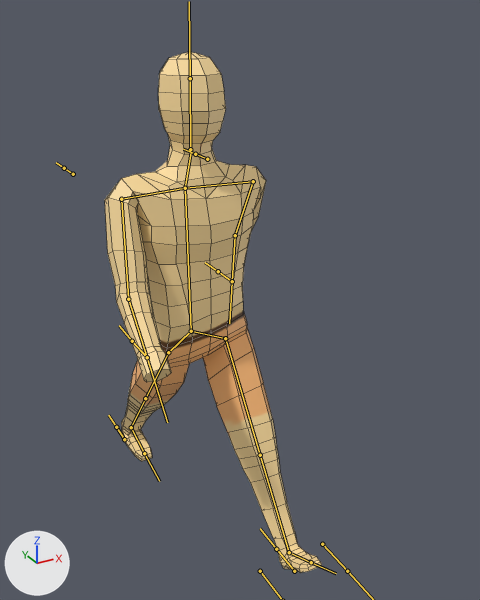
The FBX model Assets/FileDump/Blender/human_01.fbx: old version first, new version second.
Before and after are seen from a 50 mm camera at (-0.99, -2.14, 1.99) aimed at (0.14, -0.07, 0.96). The lights are fixed; the arrows at lower left show +X, +Y and +Z. Both versions are drawn at frame 1 of the action 'Idle.003'; the numbers are the values there. The bones that bend it are drawn over the model as lines. Mesh edges are drawn as thin lines.

In view in the first picture: 'Man'.
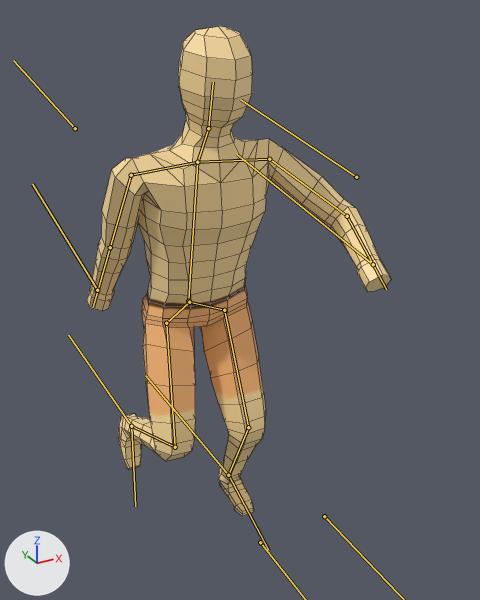
What differs and where, as boxes [x1, y1, x2, y2] in the pictures (480 x 600 px):
```json
{"object": "Man", "change": "posed", "before": [105, 52, 322, 573], "after": [87, 26, 391, 516], "on screen": "40% wider"}
{"bone": "Pelvis", "before": "(191, 331) to (192, 332)", "after": "(189, 302) to (190, 303)"}
{"bone": "Femur.l", "before": "(225, 338) to (260, 455)", "after": "(224, 310) to (248, 427)"}
{"bone": "Shin.l", "before": "(260, 455) to (289, 552)", "after": "(248, 427) to (228, 475)"}
{"bone": "Foot.l", "before": "(289, 552) to (311, 562)", "after": "(228, 475) to (268, 550)"}
{"bone": "Spine", "before": "(191, 331) to (185, 188)", "after": "(188, 301) to (197, 162)"}
{"bone": "UpperArm.l", "before": "(253, 181) to (235, 235)", "after": "(269, 159) to (347, 216)"}
{"bone": "Forearm.l", "before": "(235, 235) to (232, 281)", "after": "(347, 216) to (386, 289)"}
{"bone": "Head", "before": "(190, 149) to (190, 78)", "after": "(208, 128) to (213, 82)"}
{"bone": "UpperArm.r", "before": "(121, 199) to (128, 299)", "after": "(131, 175) to (110, 247)"}
{"bone": "Forearm.r", "before": "(128, 299) to (147, 357)", "after": "(110, 247) to (93, 307)"}
{"bone": "Femur.r", "before": "(168, 352) to (145, 398)", "after": "(166, 323) to (175, 447)"}
{"bone": "Shin.r", "before": "(145, 398) to (131, 427)", "after": "(175, 447) to (131, 426)"}
{"bone": "Foot.r", "before": "(131, 427) to (144, 453)", "after": "(131, 426) to (135, 506)"}
{"bone": "Forearm_IK.l", "before": "(232, 281) to (218, 271)", "after": "(373, 264) to (237, 154)"}
{"bone": "Heel_IK.l", "before": "(294, 571) to (276, 549)", "after": "(228, 475) to (145, 375)"}
{"bone": "Forearm_IK.r", "before": "(147, 357) to (132, 341)", "after": "(97, 290) to (32, 184)"}
{"bone": "Heel_IK.r", "before": "(124, 439) to (116, 427)", "after": "(131, 426) to (68, 335)"}
```

Edits to the scene script, one JSON object a line:
```json
{"block": "bone_pelvis", "where": "bone_pelvis = bpy.data.objects['Armature'].pose.bones['Pelvis']"}
{"op": "set", "path": "bone_pelvis.location", "old": "(0.0, 0.0, 0.14)", "new": "(0.0, -0.003, 0.013)"}
{"op": "set", "path": "bone_pelvis.rotation_quaternion", "old": "(1.0, 0.0, 0.0, 0.0)", "new": "(1.0, 0.012, 0.0, 0.0)", "note": "degrees (0, 0, 0) -> degrees (1, 0, 0)"}
{"block": "bone_femur_l", "where": "bone_femur_l = bpy.data.objects['Armature'].pose.bones['Femur.l']  # child of 'Hip.l'"}
{"op": "set", "path": "bone_femur_l.rotation_quaternion", "old": "(0.957, -0.009, 0.021, -0.289)", "new": "(0.981, -0.006, 0.02, -0.193)", "note": "degrees (-2, 2, -34) -> degrees (-1, 2, -22)"}
{"block": "bone_shin_l", "where": "bone_shin_l = bpy.data.objects['Armature'].pose.bones['Shin.l']  # child of 'Femur.l'"}
{"op": "set", "path": "bone_shin_l.rotation_quaternion", "old": "(0.999, 0.0, 0.0, -0.04)", "new": "(0.926, 0.004, 0.0, 0.377)", "note": "degrees (0, 0, -5) -> degrees (0, 0, 44)"}
{"block": "bone_foot_l", "where": "bone_foot_l = bpy.data.objects['Armature'].pose.bones['Foot.l']  # child of 'Shin.l'"}
{"op": "set", "path": "bone_foot_l.rotation_quaternion", "old": "(1.0, 0.0, 0.0, 0.0)", "new": "(0.991, 0.058, 0.005, -0.119)", "note": "degrees (0, 0, 0) -> degrees (7, 1, -14)"}
{"block": "bone_spine", "where": "bone_spine = bpy.data.objects['Armature'].pose.bones['Spine']  # child of 'Pelvis'"}
{"op": "set", "path": "bone_spine.location", "old": "(0.0, 0.0, 0.0)", "new": "(-0.004, 0.005, 0.0)"}
{"op": "set", "path": "bone_spine.rotation_quaternion", "old": "(1.0, 0.0, 0.0, 0.0)", "new": "(0.995, 0.096, 0.0, 0.0)", "note": "degrees (0, 0, 0) -> degrees (11, 0, 0)"}
{"block": "bone_upperarm_l", "where": "bone_upperarm_l = bpy.data.objects['Armature'].pose.bones['UpperArm.l']  # child of 'Shoulder.l'"}
{"op": "set", "path": "bone_upperarm_l.rotation_quaternion", "old": "(0.611, 0.667, 0.425, -0.024)", "new": "(0.844, 0.1, 0.317, 0.42)", "note": "degrees (108, 33, 40) -> degrees (29, 27, 60)"}
{"block": "bone_forearm_l", "where": "bone_forearm_l = bpy.data.objects['Armature'].pose.bones['Forearm.l']  # child of 'UpperArm.l'"}
{"op": "set", "path": "bone_forearm_l.rotation_quaternion", "old": "(0.984, 0.089, 0.0, -0.156)", "new": "(0.919, 0.195, 0.0, -0.343)", "note": "degrees (10, 2, -18) -> degrees (21, 8, -40)"}
{"block": "bone_head", "where": "bone_head = bpy.data.objects['Armature'].pose.bones['Head']  # child of 'Neck'"}
{"op": "set", "path": "bone_head.location", "old": "(0.0, 0.01, 0.0)", "new": "(0.0, 0.0, 0.0)"}
{"block": "bone_upperarm_r", "where": "bone_upperarm_r = bpy.data.objects['Armature'].pose.bones['UpperArm.r']  # child of 'Shoulder.r'"}
{"op": "set", "path": "bone_upperarm_r.rotation_quaternion", "old": "(0.754, 0.382, -0.067, 0.531)", "new": "(0.687, 0.127, -0.293, 0.653)", "note": "degrees (36, -30, 60) -> degrees (-15, -35, 92)"}
{"block": "bone_forearm_r", "where": "bone_forearm_r = bpy.data.objects['Armature'].pose.bones['Forearm.r']  # child of 'UpperArm.r'"}
{"op": "set", "path": "bone_forearm_r.rotation_quaternion", "old": "(0.967, 0.208, 0.0, -0.146)", "new": "(1.0, -0.021, 0.0, 0.015)", "note": "degrees (24, 3, -16) -> degrees (-2, 0, 2)"}
{"block": "bone_femur_r", "where": "bone_femur_r = bpy.data.objects['Armature'].pose.bones['Femur.r']  # child of 'Hip.r'"}
{"op": "set", "path": "bone_femur_r.rotation_quaternion", "old": "(0.934, 0.008, -0.023, -0.357)", "new": "(0.983, 0.063, -0.085, 0.152)", "note": "degrees (2, -2, -42) -> degrees (6, -11, 17)"}
{"block": "bone_shin_r", "where": "bone_shin_r = bpy.data.objects['Armature'].pose.bones['Shin.r']  # child of 'Femur.r'"}
{"op": "set", "path": "bone_shin_r.rotation_quaternion", "old": "(0.999, 0.0, 0.0, 0.04)", "new": "(0.72, 0.007, 0.0, -0.694)", "note": "degrees (0, 0, 5) -> degrees (1, 1, -88)"}
{"block": "bone_foot_r", "where": "bone_foot_r = bpy.data.objects['Armature'].pose.bones['Foot.r']  # child of 'Shin.r'"}
{"op": "set", "path": "bone_foot_r.rotation_quaternion", "old": "(0.969, 0.115, -0.008, 0.219)", "new": "(1.0, 0.005, 0.0, 0.008)", "note": "degrees (13, -4, 25) -> degrees (1, 0, 1)"}
{"block": "bone_forearm_ik_l", "where": "bone_forearm_ik_l = bpy.data.objects['Armature'].pose.bones['Forearm_IK.l']"}
{"op": "set", "path": "bone_forearm_ik_l.location", "old": "(0.7, 0.255, -0.477)", "new": "(0.38, -0.514, -0.367)"}
{"op": "set", "path": "bone_forearm_ik_l.rotation_quaternion", "old": "(1.0, 0.0, 0.0, 0.0)", "new": "(0.995, -0.01, 0.0, 0.103)", "note": "degrees (0, 0, 0) -> degrees (-1, 0, 12)"}
{"block": "bone_heel_ik_l", "where": "bone_heel_ik_l = bpy.data.objects['Armature'].pose.bones['Heel_IK.l']"}
{"op": "set", "path": "bone_heel_ik_l.location", "old": "(0.025, -0.545, 0.009)", "new": "(-0.057, -0.014, -0.026)"}
{"block": "bone_forearm_ik_r", "where": "bone_forearm_ik_r = bpy.data.objects['Armature'].pose.bones['Forearm_IK.r']"}
{"op": "set", "path": "bone_forearm_ik_r.location", "old": "(-0.632, -0.339, -0.46)", "new": "(-0.582, 0.176, -0.468)"}
{"op": "set", "path": "bone_forearm_ik_r.rotation_quaternion", "old": "(1.0, 0.0, 0.0, 0.0)", "new": "(0.995, -0.01, 0.0, -0.103)", "note": "degrees (0, 0, 0) -> degrees (-1, 0, -12)"}
{"block": "bone_heel_ik_r", "where": "bone_heel_ik_r = bpy.data.objects['Armature'].pose.bones['Heel_IK.r']"}
{"op": "set", "path": "bone_heel_ik_r.location", "old": "(-0.092, 0.68, 0.033)", "new": "(0.313, 0.225, -0.003)"}
```
